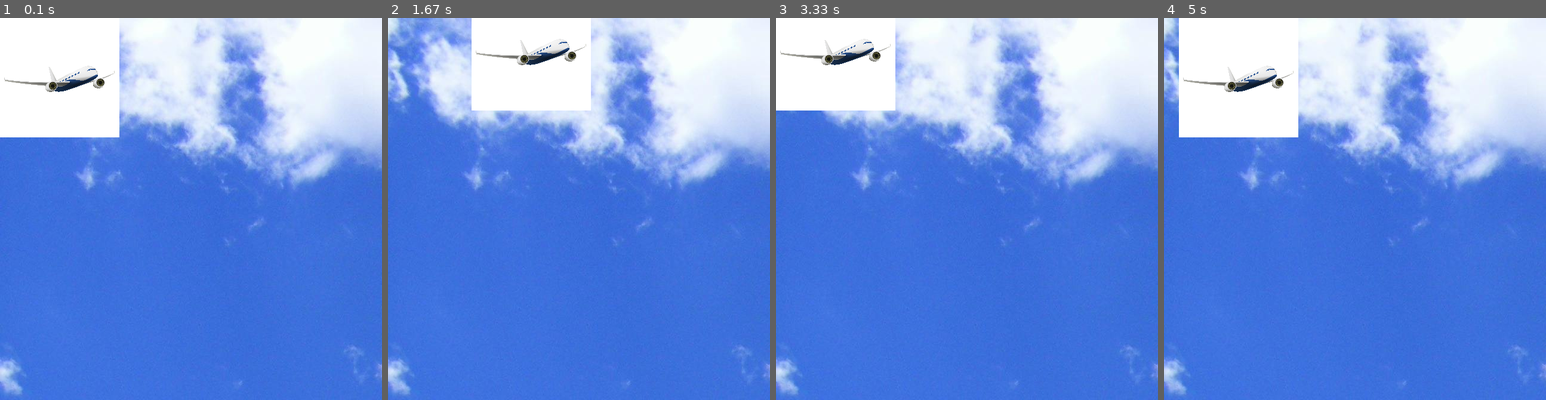
Above: before the commit, frames 1-4 (left to right).
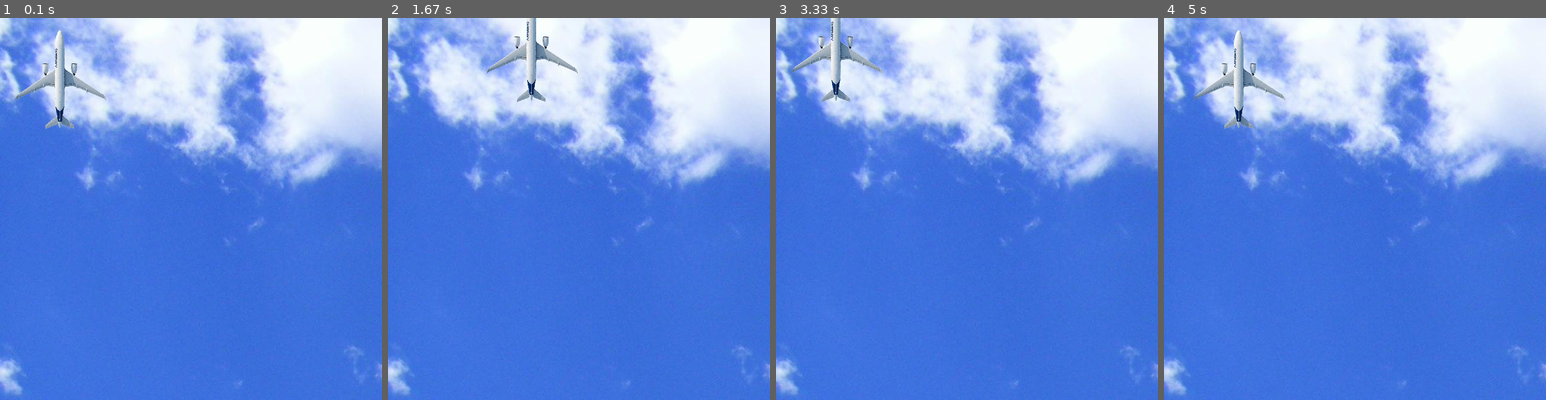
Above: after the commit, the same moments.

Repository: Turkeydoodle/Python
Game: pygame game, started from Dodge/dodge.py
Two runs of this game, one before a commit and one after it. Both use one fixed random seed, a clock stepped at 60 frames per second and the inputs below.
Inputs:
- Up to frame 1 (0.1 s): no input
- Up to frame 2 (1.67 s): hold Right 0.33-0.8 s; hold Up 0.83-1.13 s; hold Right 1.17-1.63 s
- Up to frame 3 (3.33 s): hold Left 1.67-2.2 s; hold Down 2.23-2.53 s; hold Left 2.57-2.97 s; hold Up from 3 s (still down)
- Up to frame 4 (5 s): release Up at 3.37 s; hold Right 3.4-4.03 s; hold Down 4.07-4.43 s; hold Left 4.47-4.93 s; hold Right from 4.97 s (still down)

The runs differ from the first frame. In frame 1, 9.6% of the frame differs, in the area x 0-32%, y 0-32%; in frame 2, 5.8%; in frame 3, 7.3%; in frame 4, 9.4%.

Commit message:
updates to the protogame

Diff:
--- a/protoygame/ProtoPygame.py
+++ b/Dodge/dodge.py
@@ -7,9 +7,9 @@
 pposx = 0
 pposy = 0
 bgcolor = pygame.Color(253,56,91)
-imgPlayer = pygame.image.load("Python/protoygame/content/images/41822.jpg")
+imgPlayer = pygame.image.load("Python/Dodge/content/images/41822.jpg")
 imgPlayer = pygame.transform.scale(imgPlayer, (200, 200))
-imgSky = pygame.image.load("Python/protoygame/content/images/pexels-pixabay-53594.jpg")
+imgSky = pygame.image.load("Python/Dodge/content/images/pexels-pixabay-53594.jpg")
 fps = 30
 window = pygame.display.set_mode( ( screenwidth,screenheight ) )
 pygame.display.set_caption( "ProtoPygame" )
Binary file added: Dodge/content/images/41822.jpg
Renamed: protoygame/content/images/pexels-pixabay-53594.jpg -> Dodge/content/images/pexels-pixabay-53594.jpg
Binary file removed: protoygame/content/images/41822.jpg
